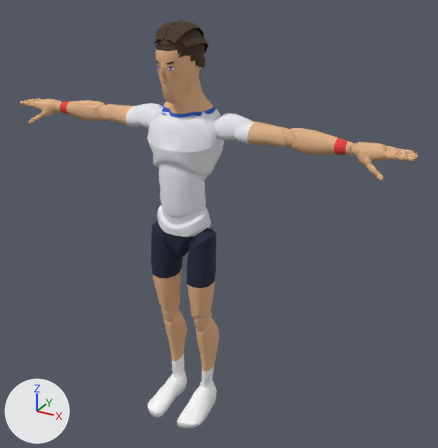
Renders of the glTF model sweetspot/models/players/p12.glb from each side of a commit.
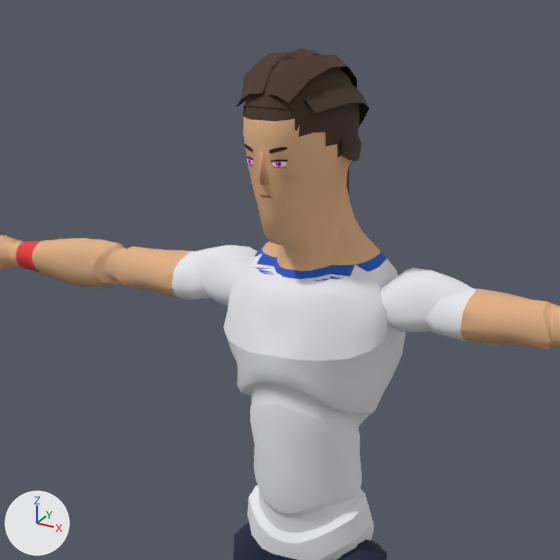
Each version is shown whole from a camera (50 mm lens) standing at (1.36, -2.14, 2.1) and looking at (0.14, 0.07, 0.99), then close up on the part from 12% to 66% of the width and 0% to 53% of the height. Every picture has the same lights, and +X, +Y and +Z are marked at lower left. The older version's two pictures come first. Vertices at exactly the same position are counted once.

Before the edit, the objects in view are built like this:
```python
me_face = bpy.data.meshes.new('Face')
me_face.from_pydata(...)  # 50 vertices, 64 faces; spans x -0.0672..0.0672, y -0.1276..-0.0305, z 1.6106..1.7281
me_face.materials.append(mat_face)  # picture img_face_01
me_hair = bpy.data.meshes.new('Hair')
me_hair.from_pydata(...)  # 534 vertices, 994 faces; spans x -0.103..0.103, y -0.115..0.139, z 1.362..1.87
me_hair.materials.append(mat_palette)  # picture img_palette
me_mannequin = bpy.data.meshes.new('Mannequin')
me_mannequin.from_pydata(...)  # 7378 vertices, 14511 faces; spans x -0.97..0.97, y -0.21..0.14, z 0.0..1.86
me_mannequin.materials.append(mat_palette)  # picture img_palette
ob_body = bpy.data.objects.new('Body', me_mannequin)
ob_body.location = (0.0, 0.0, 0.0)
ob_face = bpy.data.objects.new('Face', me_face)
ob_face.location = (0.0, 0.0, 0.0)
ob_hair = bpy.data.objects.new('Hair', me_hair)
ob_hair.location = (0.0, 0.0, 0.0)
```
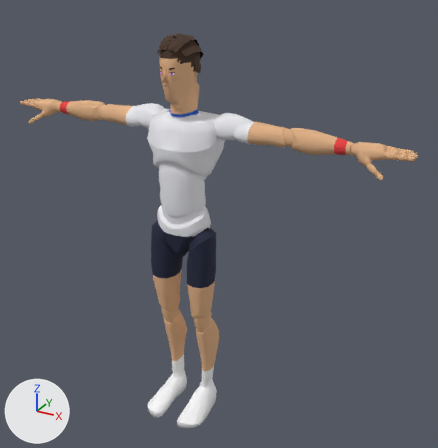
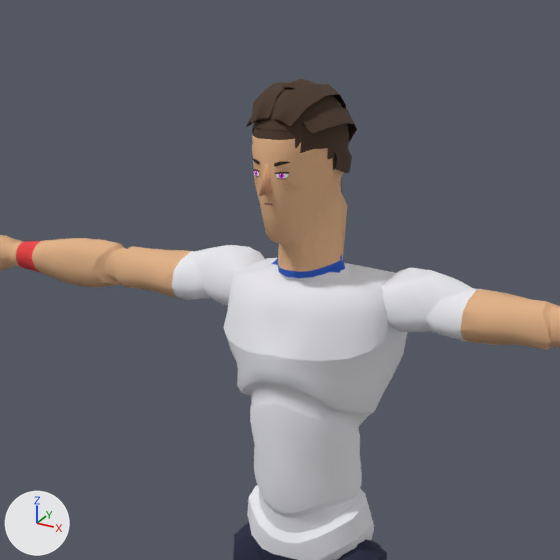
What differs and where, as boxes (x1, y1, x2, y2) in the close-ups (560 x 560 px; the box of a moved part takes in the faces that stretch with it):
'Body', reshaped
    before: (0, 98, 560, 560)
    after: (0, 122, 560, 560)
'Hair', reshaped
    before: (236, 48, 369, 194)
    after: (246, 79, 357, 173)
'Face', reshaped
    before: (244, 144, 288, 198)
    after: (253, 159, 290, 205)
part 1 of me_mannequin, moved or reshaped
    before: (203, 98, 433, 320)
    after: (203, 122, 433, 320)
part 2 of me_mannequin, surface changed
    before: (254, 267, 340, 281)
    after: (258, 270, 341, 288)
part 4 of me_hair, moved or reshaped (not visible afterwards)
    before: (346, 169, 349, 194)
part 5 of me_hair, rebuilt (16% narrower, 23% shorter)
    before: (243, 59, 359, 169)
    after: (252, 88, 349, 173)
part 6 of me_hair, rebuilt (18% narrower, 13% shorter)
    before: (241, 52, 357, 103)
    after: (251, 82, 346, 126)
part 7 of me_hair, rebuilt (18% narrower, 15% shorter)
    before: (278, 48, 322, 60)
    after: (281, 79, 317, 89)
part 8 of me_hair, rebuilt
    before: (340, 132, 362, 161)
    after: (334, 148, 352, 173)
part 9 of me_hair, rebuilt (mostly hidden)
    before: (236, 99, 246, 107)
    after: (246, 118, 252, 127)
part 10 of me_hair, rebuilt (15% narrower, 18% shorter)
    before: (303, 82, 369, 126)
    after: (301, 105, 357, 141)

Patch to the scene script:
```diff
--- a/sweetspot/models/players/p12.glb.py
+++ b/sweetspot/models/players/p12.glb.py
@@ me_mannequin @@
 # used by ob_body; location = (0.0, 0.0, 0.0)
-me_mannequin.from_pydata(...)  # 7378 vertices, 14511 faces; spans x -0.97..0.97, y -0.21..0.14, z 0.0..1.86
+me_mannequin.from_pydata(...)  # 7378 vertices, 14511 faces; spans x -0.97..0.97, y -0.21..0.14, z 0.0..1.81
+# me_mannequin part 1: 361 of 7378 vertices moved; they spanned x -0.21..0.21, y -0.13..0.14, z 1.32..1.86 and now span x -0.21..0.21, y -0.11..0.14, z 1.33..1.81; mean shift (0.0, -0.01, -0.02); largest move (0.13, 0.05, 1.51) -> (-0.07, 0.02, 1.5)
+# me_mannequin part 2: 20 kept faces spanning x -0.09..0.09, y -0.04..0.08, z 1.48..1.66 get new texture (UV) coordinates
 me_mannequin.materials.append(mat_palette)
@@ me_face @@
 # used by ob_face; location = (0.0, 0.0, 0.0)
-me_face.from_pydata(...)  # 50 vertices, 64 faces; spans x -0.0672..0.0672, y -0.1276..-0.0305, z 1.6106..1.7281
+me_face.from_pydata(...)  # 54 vertices, 66 faces; spans x -0.0594..0.0594, y -0.1103..-0.0313, z 1.6022..1.7234
+# me_face part 3: the whole mesh is rebuilt
 me_face.materials.append(mat_face)
@@ me_hair @@
 # used by ob_hair; location = (0.0, 0.0, 0.0)
-me_hair.from_pydata(...)  # 534 vertices, 994 faces; spans x -0.103..0.103, y -0.115..0.139, z 1.362..1.87
+me_hair.from_pydata(...)  # 528 vertices, 982 faces; spans x -0.089..0.089, y -0.097..0.112, z 1.343..1.821
+# me_hair part 4: the loose piece of 110 vertices spanning x -0.039..0.039, y 0.011..0.139, z 1.362..1.719 is moved by (0.0, -0.027, -0.019)
+# me_hair part 5: the loose piece of 215 vertices spanning x -0.085..0.085, y -0.115..0.123, z 1.66..1.86 is rebuilt with 209 vertices and now spans x -0.074..0.074, y -0.097..0.091, z 1.646..1.812
+# me_hair part 6: the loose piece of 59 vertices spanning x -0.073..0.073, y -0.113..0.123, z 1.692..1.862 is rebuilt with 59 vertices and now spans x -0.062..0.062, y -0.097..0.092, z 1.672..1.815
+# me_hair part 7: the loose piece of 30 vertices spanning x -0.029..0.029, y -0.035..0.135, z 1.692..1.87 is rebuilt with 30 vertices and now spans x -0.026..0.026, y -0.034..0.099, z 1.672..1.821
+# me_hair part 8: the loose piece of 30 vertices spanning x 0.0..0.093, y -0.012..0.111, z 1.684..1.745 is rebuilt with 30 vertices and now spans x 0.0..0.081, y -0.015..0.084, z 1.665..1.718
+# me_hair part 9: the loose piece of 30 vertices spanning x -0.103..0.0, y -0.081..0.118, z 1.692..1.826 is rebuilt with 30 vertices and now spans x -0.089..0.0, y -0.072..0.089, z 1.672..1.787
+# me_hair part 10: the loose piece of 30 vertices spanning x 0.0..0.103, y -0.081..0.118, z 1.692..1.826 is rebuilt with 30 vertices and now spans x 0.0..0.089, y -0.072..0.089, z 1.672..1.787
+# other edits to the shape of me_hair do not show in these pictures
 me_hair.materials.append(mat_palette)
```
